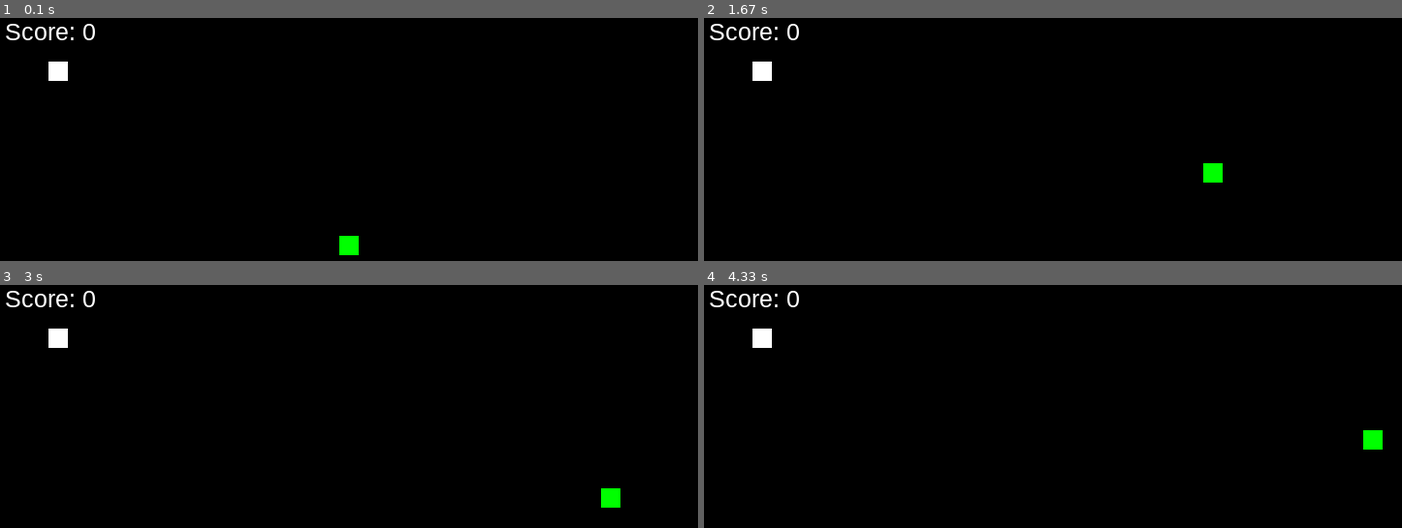
Above: before the commit, frames 1-4 (two rows, left to right).
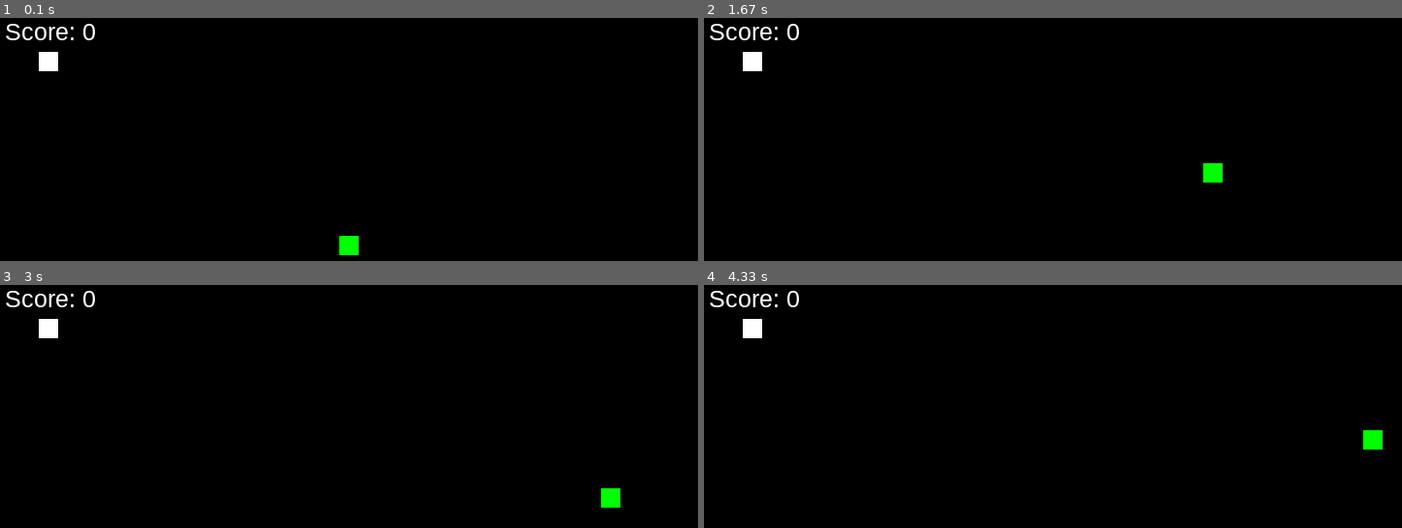
Above: after the commit, the same moments.

Repository: Sondremi/Pygame-games
Game: pygame game, started from Snake Game/Snake_game.py
The game is run twice, just before and just after one commit, with the same random seed, the same clock (stepped at 60 frames per second) and the same inputs.
Inputs:
- Up to frame 1 (0.1 s): no input
- Up to frame 2 (1.67 s): hold Right 0.33-0.8 s; hold Up 0.83-1.3 s; hold Right from 1.33 s (still down)
- Up to frame 3 (3 s): release Right at 1.8 s; hold Down 2.4-2.7 s; hold Left from 2.73 s (still down)
- Up to frame 4 (4.33 s): release Left at 3.13 s; hold Up 3.17-3.53 s; hold Right 3.57-4.2 s; hold Down from 4.23 s (still down)

The runs differ from the first frame. In frame 1, 0.3% of the frame differs, in the area x 5-10%, y 13-26%; in frame 2, 0.3%; in frame 3, 0.3%; in frame 4, 0.3%.

Commit message:
Update Snake_game.py

Diff:
--- a/Snake Game/Snake_game.py
+++ b/Snake Game/Snake_game.py
@@ -1,18 +1,19 @@
+
 import pygame, random
 
-# Definer farger og skjermstørrelse
+# Definerer farger og skjermstørrelse
 SKJERM_STØRRELSER = [720, 480]
 bakgrunnsfarge = (0, 0, 0)  # Svart
 snakefarge = (0, 255, 0)  # grønn
 matfarge = (255, 255, 255)  # Hvit
 
-# Definer konstanter for spillet
+# Definer verdier til slangen og maten
 BREDDE = 20
 HOYDE = 20
 SNAKE_HASTIGHET = 15
 SNAKE_MAT_INCREMENT = 1
 
-# Sett opp Pygame
+# Setter opp Pygame
 pygame.init()
 skjerm = pygame.display.set_mode((SKJERM_STØRRELSER[0], SKJERM_STØRRELSER[1]))
 pygame.display.set_caption("Snake Game by Sondre Indset")
@@ -27,6 +28,8 @@
         self.mat_spist = 0
 
     def bevegelse(self):
+        """ Metoden gjør at slangen kan bevege seg, og øker i størrelse hvis den spiser mat """
+        # Kopier posisjonen til hodet
         ny_hode_pos = self.snake_kropps_deler[0].copy()
 
         # Flytt slangen i riktig retning
@@ -43,30 +46,30 @@
             ny_hode_pos[1] += SNAKE_HASTIGHET
             self.y += SNAKE_HASTIGHET
 
-        # Legg til ny hodeposisjon i starten av listen
+        # Legger til ny hodeposisjon i starten av listen
         self.snake_kropps_deler.insert(0, ny_hode_pos)
 
-        # Hvis slangen har spist mat, øk mat_spist og la være å fjerne siste kroppsdel
+        # Hvis slangen ikek spiser mat fjernes siste kroppsdelen
         if self.mat_spist > 0:
             self.mat_spist -= 1
         else:
-            # Fjern siste kroppsdel
             self.snake_kropps_deler.pop()
 
     def tegn_snake(self):
-        # Tegn slangekroppen
+        """ Metoden tegner slangen med hodet og alle kroppsdelene """
         for delen in self.snake_kropps_deler:
             pygame.draw.rect(skjerm, snakefarge, [delen[0], delen[1], BREDDE, HOYDE])
 
 # Klasse for maten
 class Mat:
     def __init__(self):
-        self.x = random.randrange(10, (SKJERM_STØRRELSER[0] - BREDDE) - 10, 10)
-        self.y = random.randrange(10, (SKJERM_STØRRELSER[1] - HOYDE) - 10, 10)
+        self.x = random.randrange(0, (SKJERM_STØRRELSER[0] // BREDDE)) * BREDDE
+        self.y = random.randrange(0, (SKJERM_STØRRELSER[1] // HOYDE)) * HOYDE
 
     def tegn_mat(self):
-        # Tegn maten på skjermen
+        """ Metoden tegner maten på skjermen med en tilfeldig posisjon"""
         pygame.draw.rect(skjerm, matfarge, [self.x, self.y, BREDDE, HOYDE])
+
 
 # Oppretter slangen og maten
 snake = Snake()
@@ -96,17 +99,16 @@
             elif event.key == pygame.K_DOWN and snake.retning != "OPP":
                 snake.retning = "NED"
 
-    # Tegn alt på skjermen
+    # Tegner alt på skjermen
     skjerm.fill(bakgrunnsfarge)
-
     snake.tegn_snake()
     mat.tegn_mat()
 
-    # Beveg slangen
+    # Beveger slangen
     snake.bevegelse()
 
-    # Sjekk om slangen spiser maten
-    spiste_mat = (snake.x-10 <= mat.x <= snake.x+10) and (snake.y-10 <= mat.y <= snake.y+10)
+    # Sjekk om slangen spiser maten, hvis slangen spiser mat øker også hastigheten
+    spiste_mat = (snake.x - BREDDE // 2 <= mat.x <= snake.x + BREDDE // 2) and (snake.y - HOYDE // 2 <= mat.y <= snake.y + HOYDE // 2)
 
     if spiste_mat:
         mat = Mat()
@@ -114,13 +116,15 @@
         SNAKE_HASTIGHET += 0.5
         snake.mat_spist += 1
 
-    # Sjekk om slangen treffer veggen eller seg selv
-    if snake.x < 0 or snake.x > SKJERM_STØRRELSER[0] - BREDDE or snake.y < 0 or snake.y > SKJERM_STØRRELSER[1] - HOYDE:
+    # Sjekk om hodet til slangen treffer en av veggene eller seg selv
+    if (snake.x + BREDDE // 2 <= 0) or (snake.x >= SKJERM_STØRRELSER[0] - BREDDE // 2) or (snake.y <= 0) or (snake.y >= SKJERM_STØRRELSER[1] - HOYDE):
         game_over = True
     for delen in snake.snake_kropps_deler[1:]:
         if delen == [snake.x, snake.y]:
             game_over = True
+            break
 
+    # Viser poengscoren
     poengtekst = font.render("Score: " + str(score), True, (255, 255, 255))
     skjerm.blit(poengtekst, (5, 5))
 
